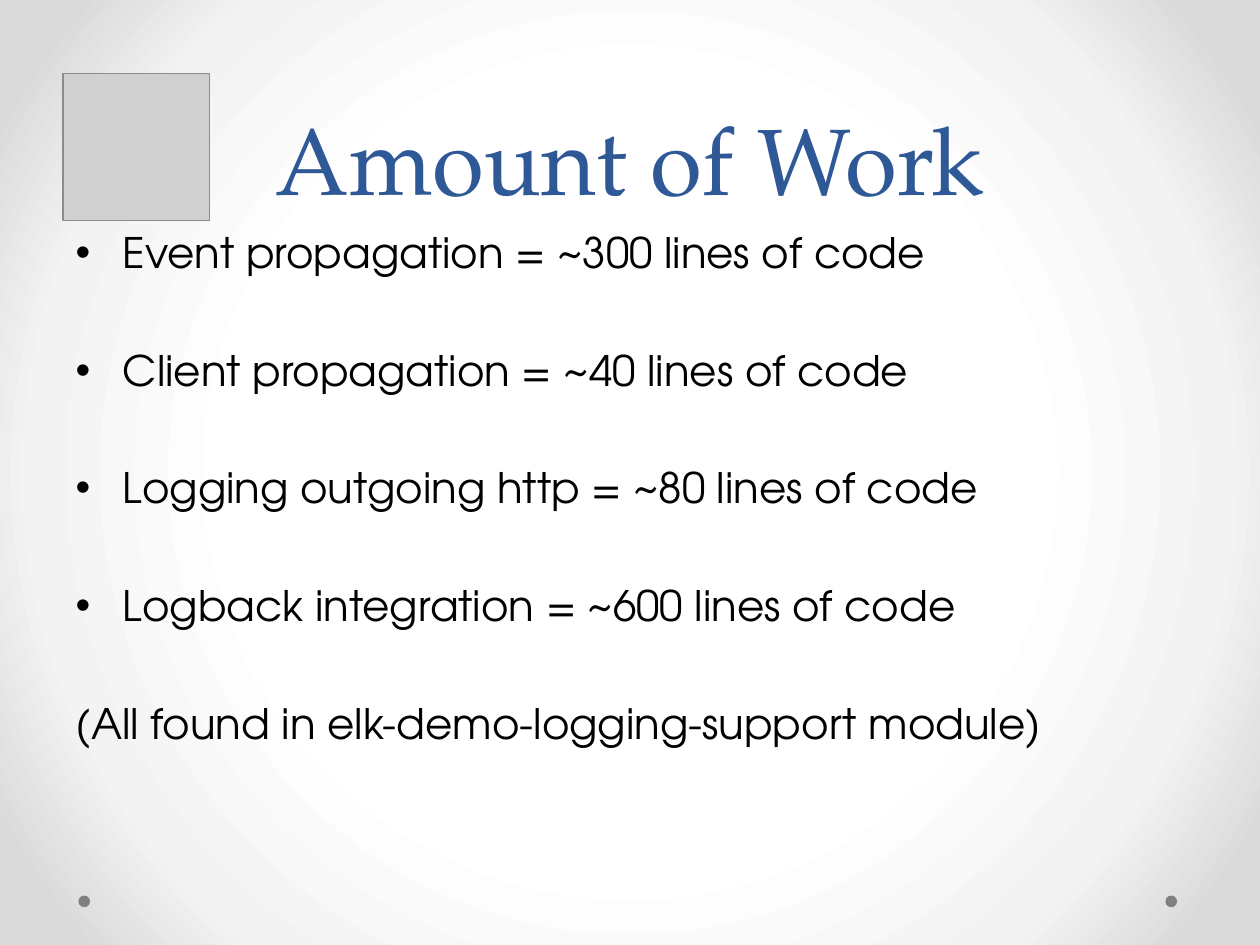
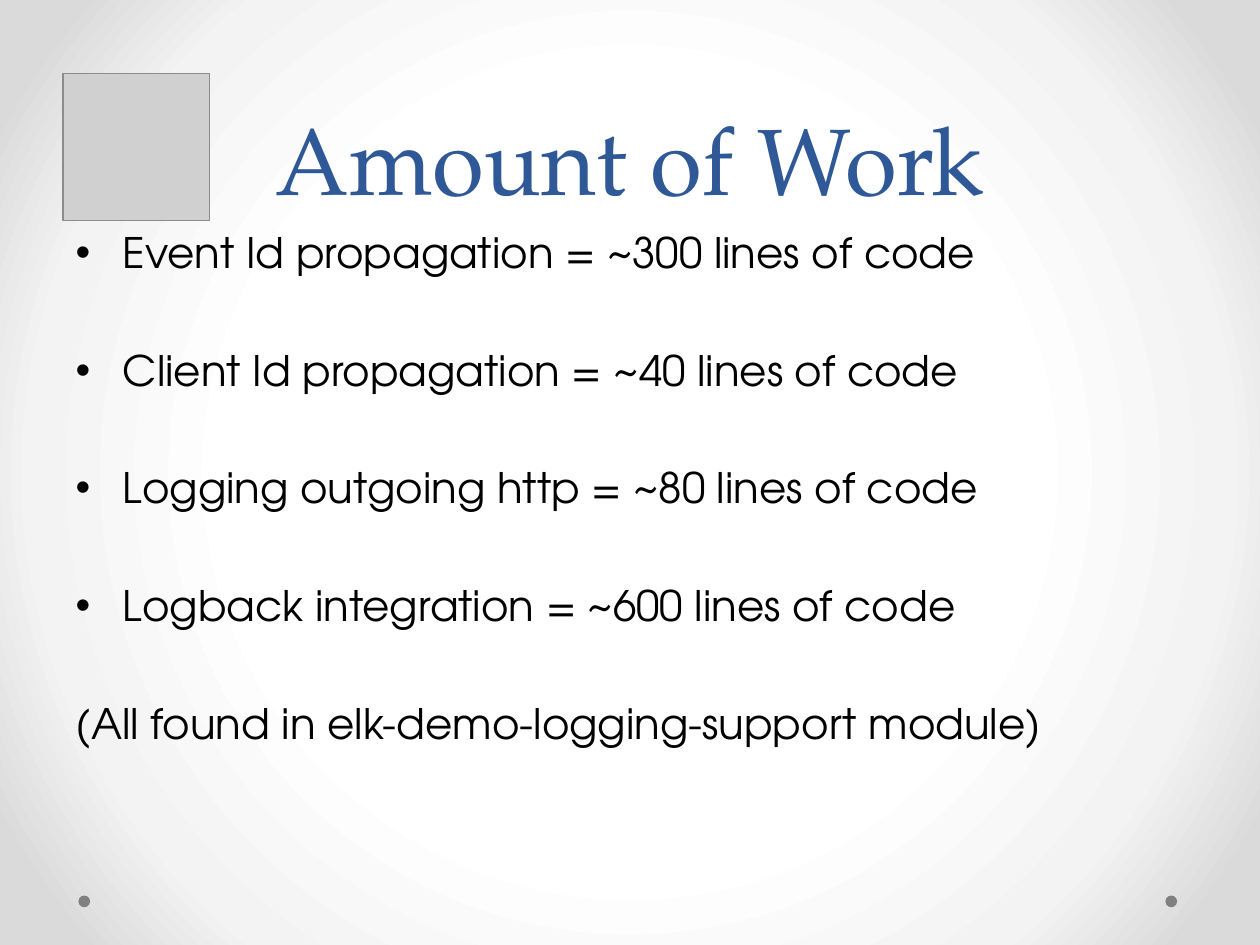
Before and after one commit to solidjb/elk-demo, a slide deck: slide 28 of oclc-elk.pptx. Drawn at 1260x945 pixels with LibreOffice and Linux fonts; fonts in the diff are those of the drawing; grey boxes stand for pictures. Boxes give left, top, right and bottom in pixels: in the first picture for what was removed or moved away, otherwise in the second. Text is boxed around its words. In the diff, an @@ line names an element or a change of style, - is before the commit and + after.

Commit message:
Added the word id to the amount of work slide.

```diff
--- a/oclc-elk.pptx
+++ b/oclc-elk.pptx
@@ text at <box>123,236,975,395</box>: text changed @@
-• Event propagation = ~300 lines of code
-• Client propagation = ~40 lines of code
+• Event Id propagation = ~300 lines of code
+• Client Id propagation = ~40 lines of code
```
